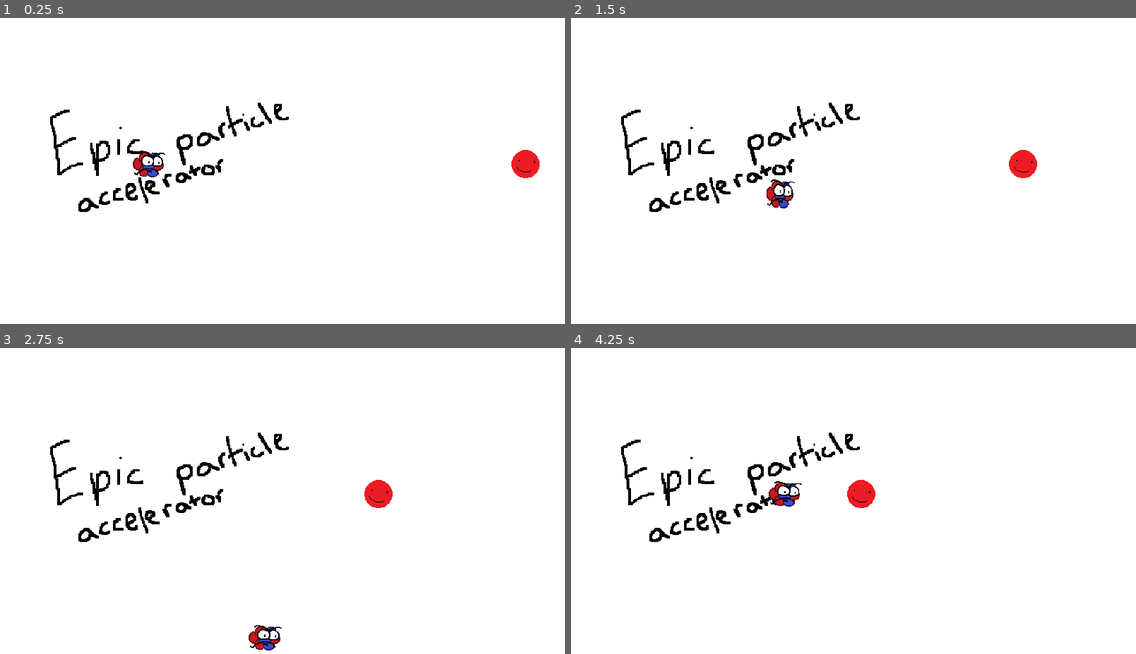
Above: before the commit, frames 1-4 (two rows, left to right).
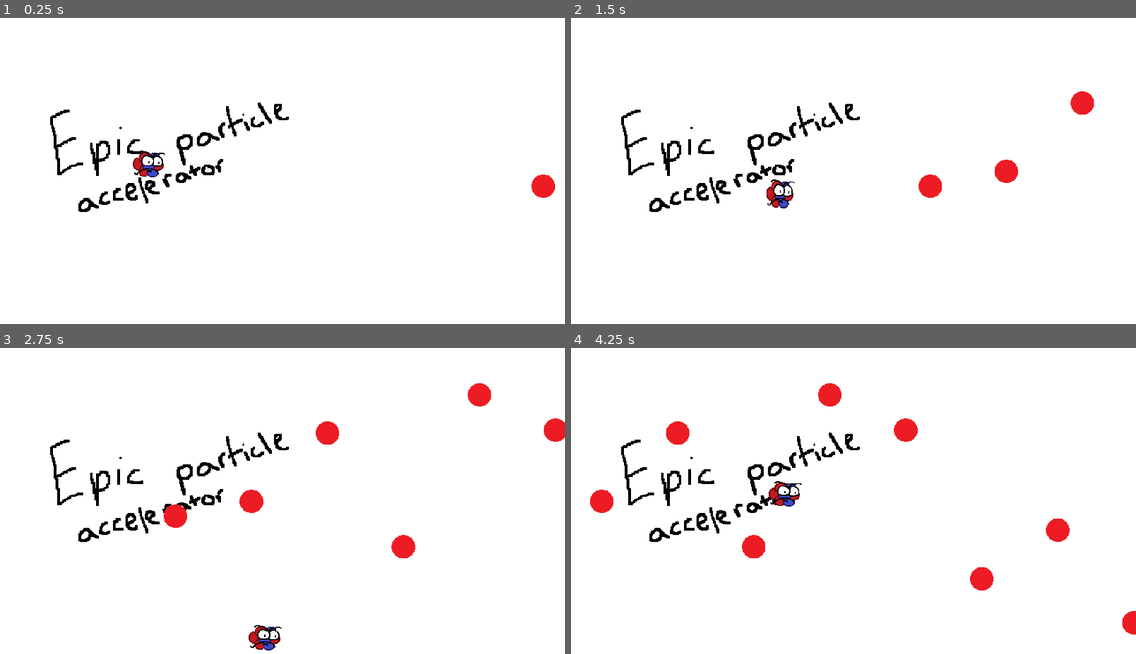
Above: after the commit, the same moments.

Repository: Quill-x/Atom
Game: Godot game, scene res://scenes/Level.tscn
Same seed, same stepped clock (60 frames per second), same inputs: the game is played once before the commit and once after it.
Inputs:
- Up to frame 1 (0.25 s): no input
- Up to frame 2 (1.5 s): hold D (Right) 0.53-1.28 s; hold Shift (Slow) 0.53-1.28 s; hold S (Down) from 1.28 s (still down); tap Shift (Slow) at 1.35 s
- Up to frame 3 (2.75 s): release S (Down) at 2.03 s; hold D (Right) from 2.03 s (still down); hold Shift (Slow) from 2.03 s (still down)
- Up to frame 4 (4.25 s): release D (Right) at 2.78 s; release Shift (Slow) at 2.78 s; hold Up (Up) 2.78-3.53 s; tap Shift (Slow) at 2.85 s; hold A (Left) from 3.53 s (still down); hold Shift (Slow) from 3.53 s (still down)

The runs differ from the first frame. In frame 1, 0.6% of the frame differs, in the area x 90-99%, y 43-59%; in frame 2, 1.0%; in frame 3, 1.9%; in frame 4, 2.3%, in the area x 3-100%, y 11-94%.

Commit message:
Added Enemy Spawning

Diff:
--- a/scenes/Level.tscn
+++ b/scenes/Level.tscn
@@ -1,6 +1,7 @@
-[gd_scene load_steps=7 format=3 uid="uid://cv2pjpyhbrn0a"]
+[gd_scene load_steps=8 format=3 uid="uid://cv2pjpyhbrn0a"]
 
 [ext_resource type="Texture2D" uid="uid://bob4jmvuiqg4y" path="res://images/epicPlaceholderBackground.png" id="1_1mcdm"]
+[ext_resource type="Script" path="res://scenes/level.gd" id="1_ue7x2"]
 [ext_resource type="PackedScene" uid="uid://df3y3vmxrwya6" path="res://scenes/player.tscn" id="1_yqdih"]
 [ext_resource type="PackedScene" uid="uid://ds3gkib2xtte8" path="res://scenes/placeholder_enemy.tscn" id="2_5gy1o"]
 [ext_resource type="Texture2D" uid="uid://bq1an6pgy4v6i" path="res://images/blackBarsForFullScreen.png" id="2_agv44"]
@@ -12,13 +13,14 @@
 size = Vector2(80.7223, 20)
 
 [node name="Level" type="Node2D"]
+script = ExtResource("1_ue7x2")
 
 [node name="EpicPlaceholderBackground" type="Sprite2D" parent="."]
 scale = Vector2(3, 3)
 texture = ExtResource("1_1mcdm")
 
 [node name="placeholderEnemy" parent="." instance=ExtResource("2_5gy1o")]
-position = Vector2(877, -4)
+position = Vector2(1012, 2)
 
 [node name="Player" parent="." instance=ExtResource("1_yqdih")]
 position = Vector2(-457, -17)
--- /dev/null
+++ b/scenes/level.gd
@@ -0,0 +1,16 @@
+extends Node2D
+
+const ENEMY_SPAWN_TIMER = .5
+
+
+var scene = preload("res://scenes/placeholder_enemy.tscn")
+var instance = scene.instantiate()
+
+var spawn_timer = ENEMY_SPAWN_TIMER
+
+func _process(delta):
+	spawn_timer -= delta
+	if spawn_timer <= 0:
+		add_child(instance)
+		instance = scene.instantiate()
+		spawn_timer = ENEMY_SPAWN_TIMER
--- a/scenes/placeholderEnemy.gd
+++ b/scenes/placeholderEnemy.gd
@@ -1,12 +1,17 @@
 extends CharacterBody2D
 class_name Enemy
 
-const SPEED = 200.0
+const SPEED = 500.0
+
+func _ready():
+	position.x = 1012
+	position.y = RandomNumberGenerator.new().randf_range(-500, 500)
 
 func _physics_process(delta: float) -> void:
 	velocity.x = -SPEED
 	move_and_slide()
-
+	if position.x <= -1200:
+		queue_free()
 
 func _on_area_entered(area):
 	if area.get_parent() is Player:
--- a/scenes/placeholder_enemy.tscn
+++ b/scenes/placeholder_enemy.tscn
@@ -1,22 +1,22 @@
 [gd_scene load_steps=5 format=3 uid="uid://ds3gkib2xtte8"]
 
 [ext_resource type="Script" path="res://scenes/placeholderEnemy.gd" id="1_30ryw"]
-[ext_resource type="Texture2D" uid="uid://bve0o4kbmidlm" path="res://images/PlaceholderEnemy.png" id="2_gfb4o"]
+[ext_resource type="Texture2D" uid="uid://c1j7xu4vppm2" path="res://images/placeholderdot.png" id="2_77wbv"]
 
 [sub_resource type="CircleShape2D" id="CircleShape2D_f2215"]
-radius = 48.0937
+radius = 39.0128
 
 [sub_resource type="CircleShape2D" id="CircleShape2D_wvhmr"]
-radius = 39.0
+radius = 26.0192
 
 [node name="placeholderEnemy" type="CharacterBody2D"]
-collision_layer = 2
-collision_mask = 2
+collision_layer = 0
+collision_mask = 0
 script = ExtResource("1_30ryw")
 
 [node name="Sprite2D" type="Sprite2D" parent="."]
 scale = Vector2(2, 2)
-texture = ExtResource("2_gfb4o")
+texture = ExtResource("2_77wbv")
 
 [node name="CollisionShape2D" type="CollisionShape2D" parent="."]
 shape = SubResource("CircleShape2D_f2215")
--- a/scenes/player.gd
+++ b/scenes/player.gd
@@ -4,8 +4,8 @@
 const MAXSPEED = 700
 const ACCELERATION = 500
 const FRICTION = 150
-const HIT_VELOCITY = 5000
-const HIT_SLOWDOWN_RATE = 0.8  # Slowdown factor per frame when in "Hit" state (e.g., 0.95 is a 5% per frame slowdown)
+const HIT_VELOCITY = 6000
+const HIT_SLOWDOWN_RATE = 0.8 # Slowdown factor per frame when in "Hit" state (e.g., 0.95 is a 5% per frame slowdown)
 
 var rotational_velocity = 0
 var maxspeed = MAXSPEED
@@ -15,14 +15,18 @@
 	state = "Hit"
 	velocity.x = 0
 	velocity.y = 0
+
 	$Hit.pitch_scale = RandomNumberGenerator.new().randf_range(0.7, .9)
 	print($Hit.pitch_scale)
 	$Hit.play()
+
 	var direction = (position - pos).normalized()
 	velocity = direction * HIT_VELOCITY
 	rotational_velocity = 200
+
 	var timer = await get_tree().create_timer(0.2).timeout
 	state = "Normal"
+
 	rotational_velocity = 0
 	rotation = 0
 
--- a/scenes/player.tscn
+++ b/scenes/player.tscn
@@ -55,3 +55,4 @@
 
 [node name="Hit" type="AudioStreamPlayer" parent="."]
 stream = ExtResource("3_hb4pw")
+max_polyphony = 5
